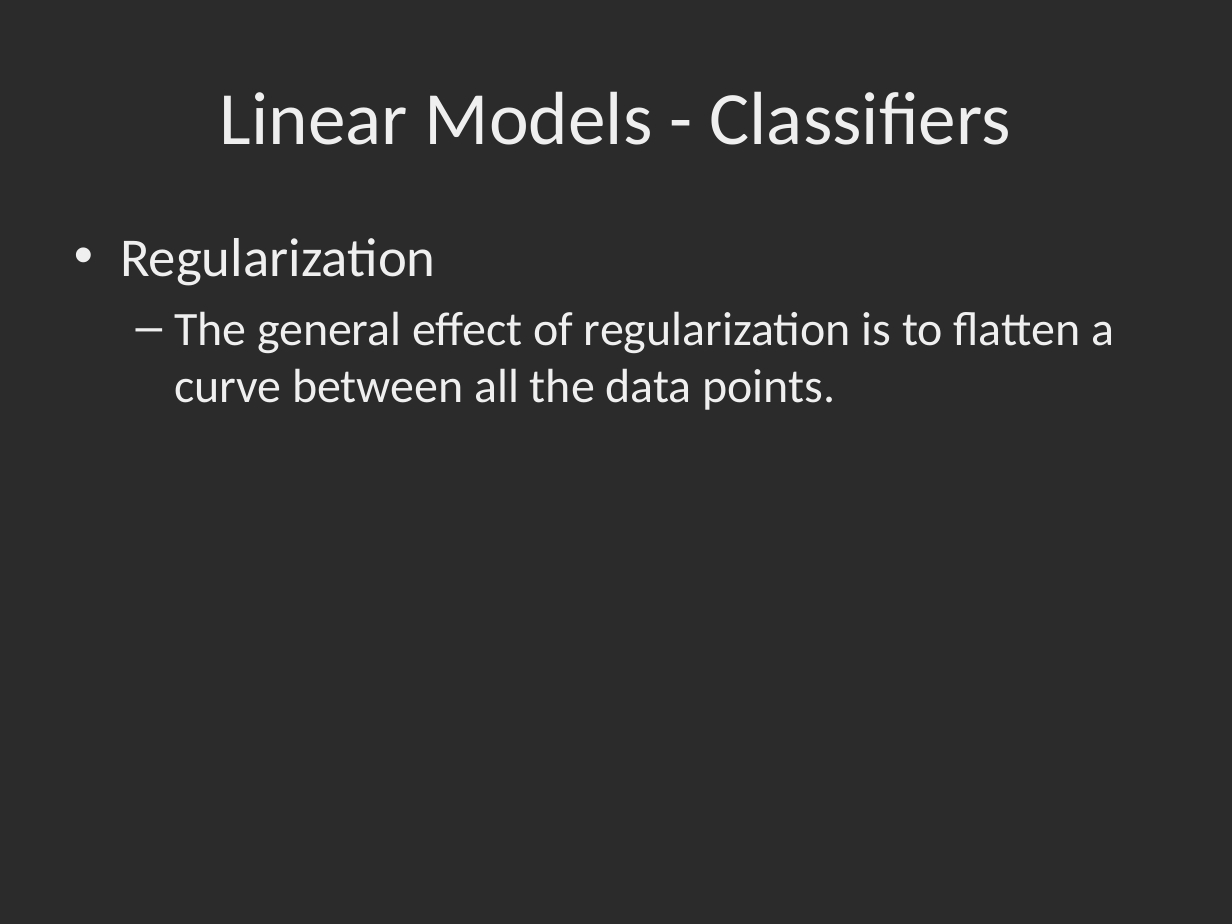
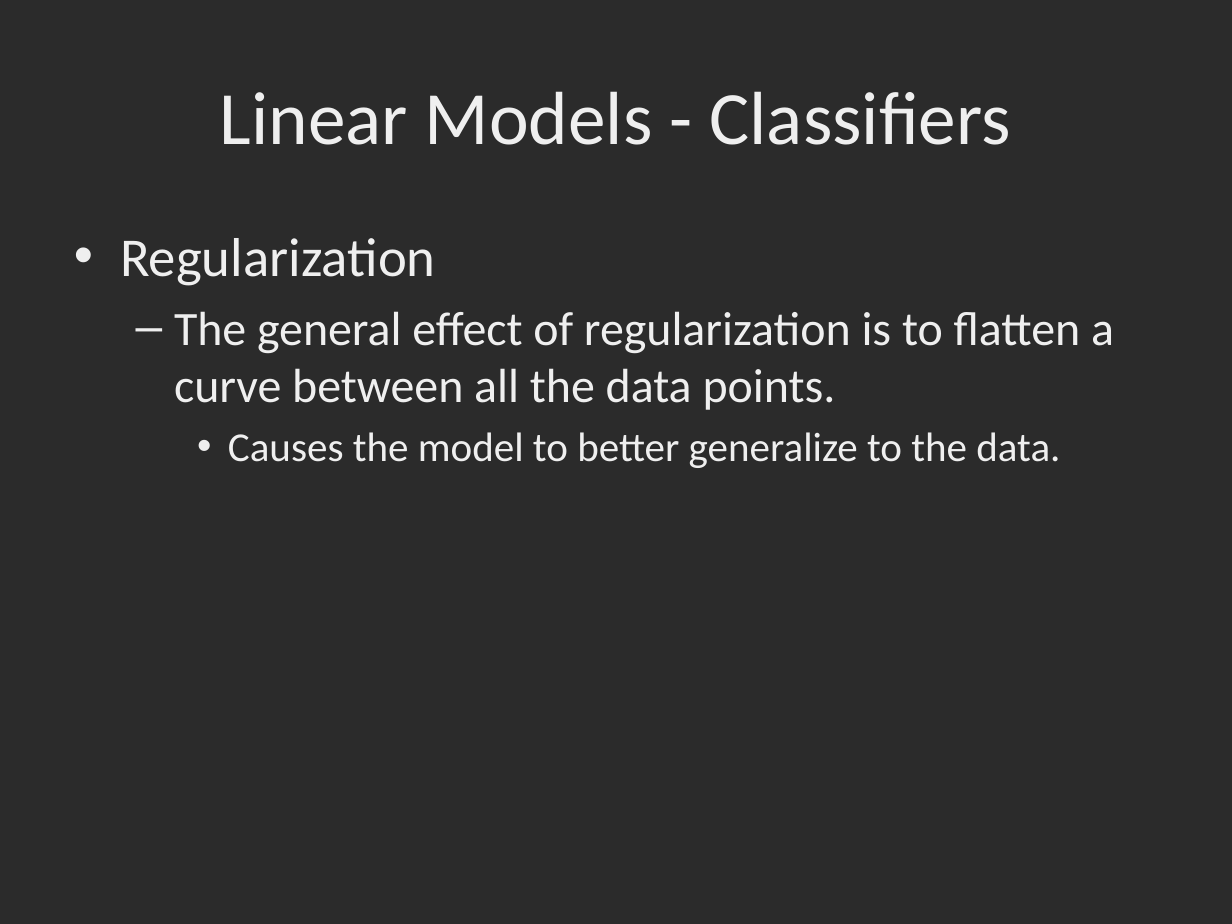
Before and after one commit to dbowmans46/PracticalProgramming, a slide deck: slide 70 of Session 7 - Python/Instructional Material/Session 7 - Python Brief Intro to Machine Learning with Scikit Learn.pptx (slide 65 before the commit). Drawn at 1232x924 pixels with LibreOffice and Linux fonts; fonts in the diff are those of the drawing; background and template pictures are left out; a plain dark background stands for a picture behind light text. Boxes give left, top, right and bottom in pixels: in the first picture for what was removed or moved away, otherwise in the second. Text is boxed around its words. In the diff, an @@ line names an element or a change of style, - is before the commit and + after.

Commit message:
Added docstrings to MLHelper, fixed linear equations in slides, added SVM slides, updated logistic regression and regularization slides, SVM code, fixed Logistic Regression code.

```diff
--- a/Session 7 - Python/Instructional Material/Session 7 - Python Brief Intro to Machine Learning with Scikit Learn.pptx
+++ b/Session 7 - Python/Instructional Material/Session 7 - Python Brief Intro to Machine Learning with Scikit Learn.pptx
@@ text at [228,432,1060,468]: paragraph added @@
+    • Causes the model to better generalize to the data.
```
Also in this commit, not shown: 2 other slides changed, 10 slides added, 1 slide removed, 2 other files.
